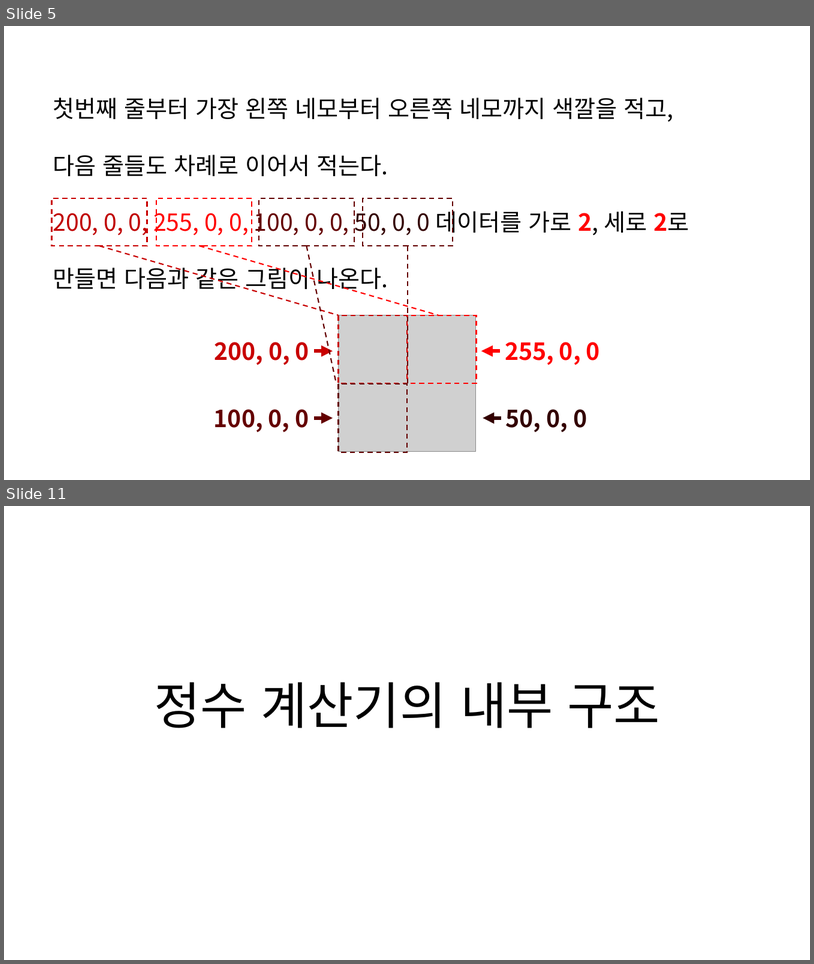
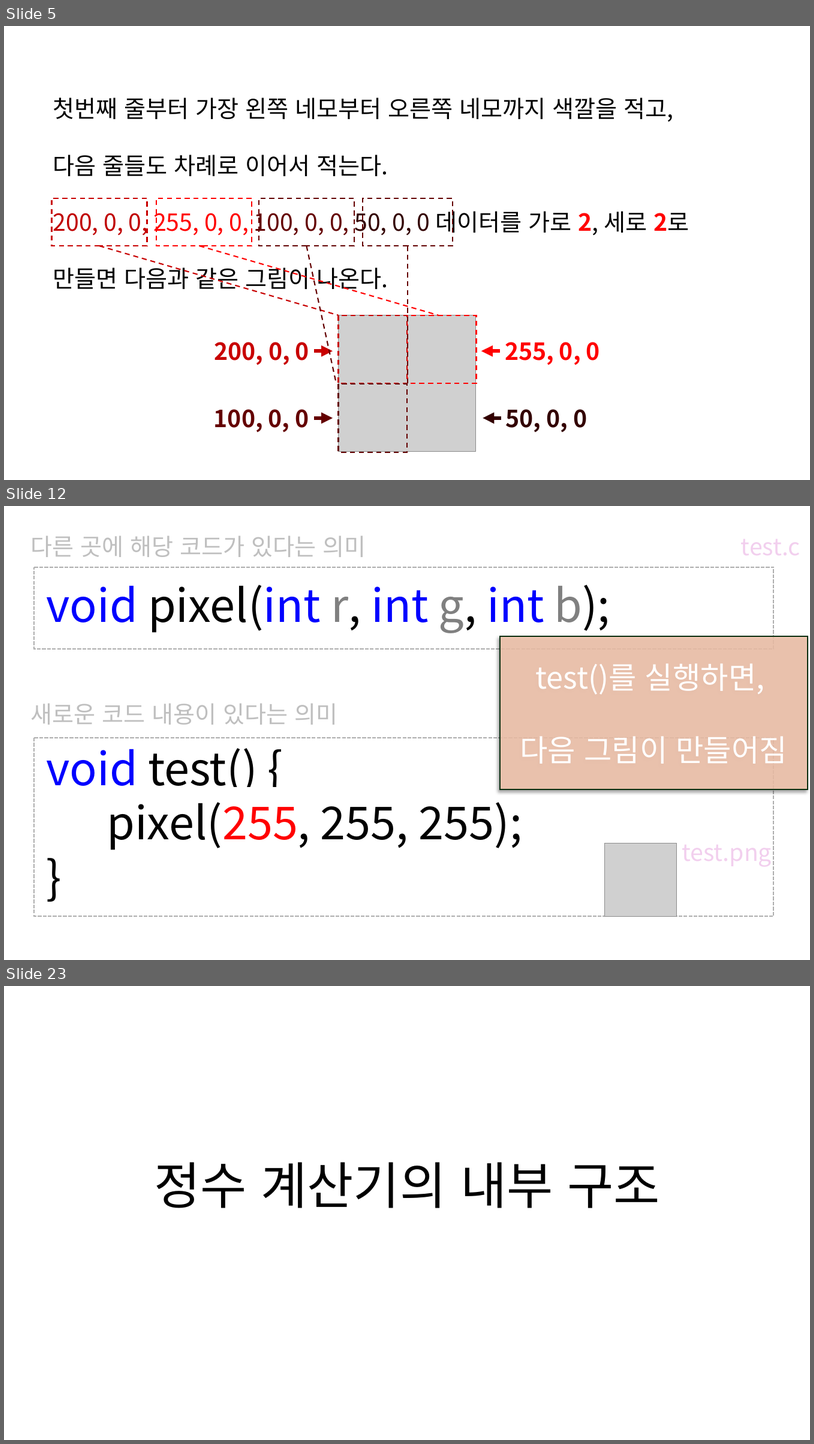
Before and after one commit to chaebkimm/C_ppt, a slide deck: C소개.pptx. Shown one above the other, each under a label of ours: slides 5 and 11 before the commit, slides 5, 12 and 23 after it; the slides between them are not shown. The pictures are 814x964 and 814x1444 pixels, drawn with LibreOffice and Linux fonts; fonts in the diff are those of the drawing; grey boxes stand for pictures. Boxes give left, top, right and bottom in pixels: in the first picture for what was removed or moved away, otherwise in the second. Text is boxed around its words. In the diff, an @@ line names an element or a change of style, - is before the commit and + after.

```diff
--- a/C소개.pptx
+++ b/C소개.pptx
@@ slide 12 added at bbox=[4, 506, 810, 960], background #FFFFFF @@
@@ text added at bbox=[30, 536, 366, 557], 28 pt, text #BFBFBF @@
+다른 곳에 해당 코드가 있다는 의미
@@ rounded rectangle added at bbox=[34, 567, 774, 649], outline #AEAEAE 1.5 pt dashed @@
@@ text added at bbox=[47, 585, 611, 850], 54 pt, text #000000 @@
+void pixel(int r, int g, int b);
+void test() {
+pixel(255, 255, 255);
+}
@@ rectangle added at bbox=[500, 637, 808, 790], fill #F6C6AD at 83% opacity, outline #0B2F10 1.5 pt, 36 pt, text #FFFFFF @@
+test()를 실행하면,
+다음 그림이 만들어짐
@@ text added at bbox=[30, 703, 338, 724], 28 pt, text #BFBFBF @@
+새로운 코드 내용이 있다는 의미
@@ rounded rectangle added at bbox=[34, 738, 774, 916], outline #AEAEAE 1.5 pt dashed @@
@@ picture added at bbox=[605, 843, 677, 916] @@
@@ what was slide 11 is now slide 23 @@
```
Also in this commit, not shown: 4 slides changed, 12 other slides added, 1 slide removed, 1 other file.
